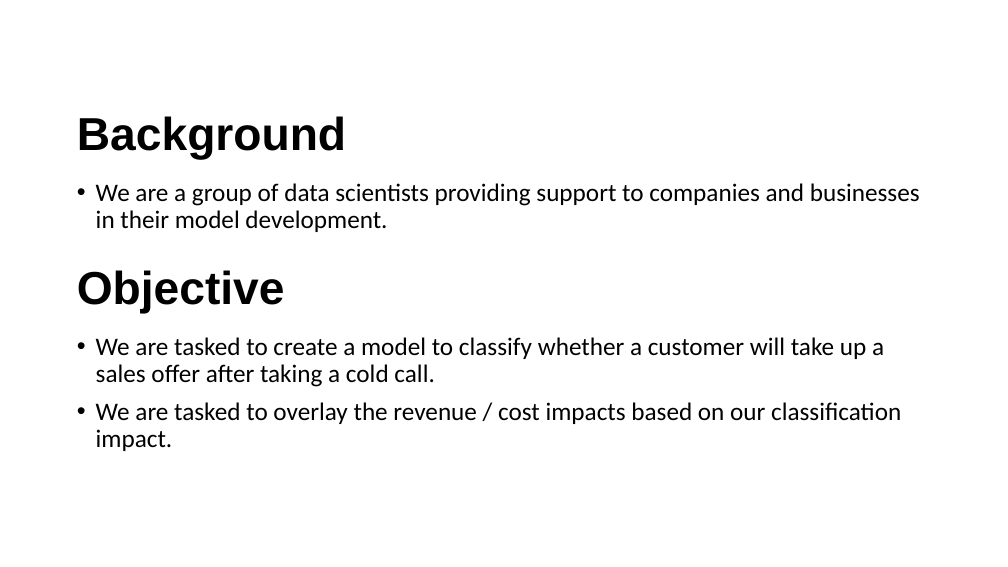
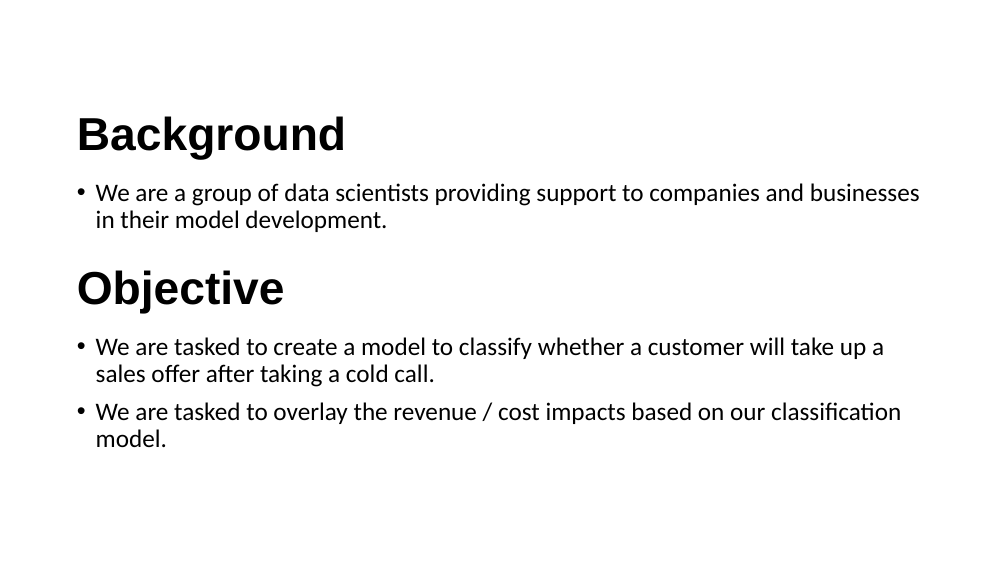
Before and after one commit to emtan3/Cold_Call_Dataset, a slide deck: slide 2 of Cold Call Case Study.pptx. Drawn at 1008x567 pixels with LibreOffice and Linux fonts; fonts in the diff are those of the drawing. Boxes give left, top, right and bottom in pixels: in the first picture for what was removed or moved away, otherwise in the second. Text is boxed around its words. In the diff, an @@ line names an element or a change of style, - is before the commit and + after.

```diff
--- a/Cold Call Case Study.pptx
+++ b/Cold Call Case Study.pptx
@@ text at (96, 402, 901, 447): text changed @@
-• We are tasked to overlay the revenue / cost impacts based on our classification impact.
+• We are tasked to overlay the revenue / cost impacts based on our classification model.
```
Also in this commit, not shown: 3 other slides changed.
